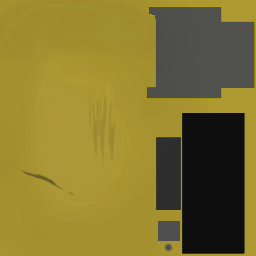
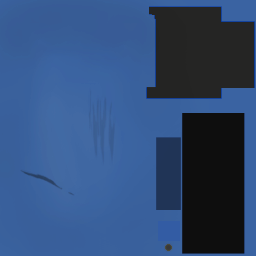
Layered file, before and after one edit (256x256). Changes by layer:
added group "GM" (95%) with 7 layers above "Nemforcer" over [0, 0, 256, 256]
added layer "Layer 1" (1st of 2, in "GM") in group "GM" over [0, 0, 256, 256]
added layer "Layer 2" (1st of 2, in "GM") in group "GM" over [0, 0, 256, 256]
added layer "Layer 3" (1st of 2, in "GM") in group "GM" over [156, 242, 181, 255]
renamed "Group 1" to "Nemforcer", hid the group it (7 layers) over [0, 0, 256, 256]
